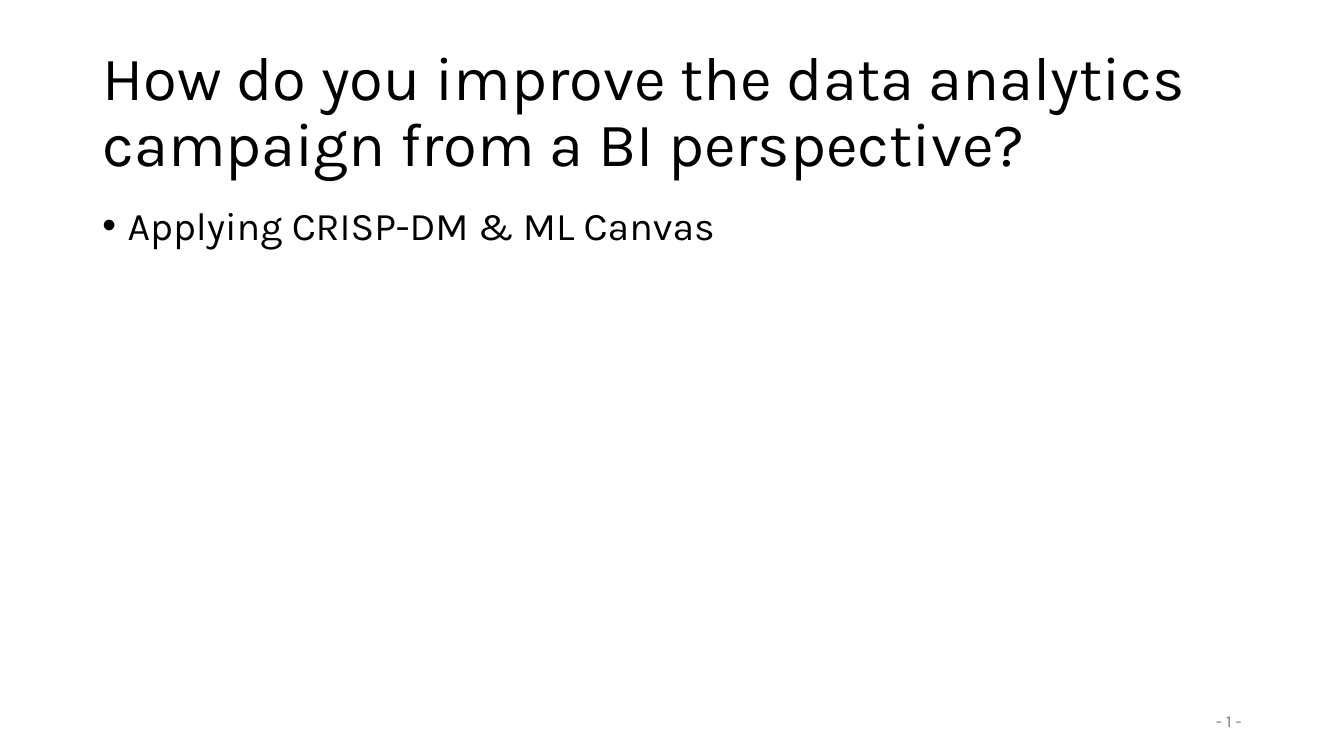
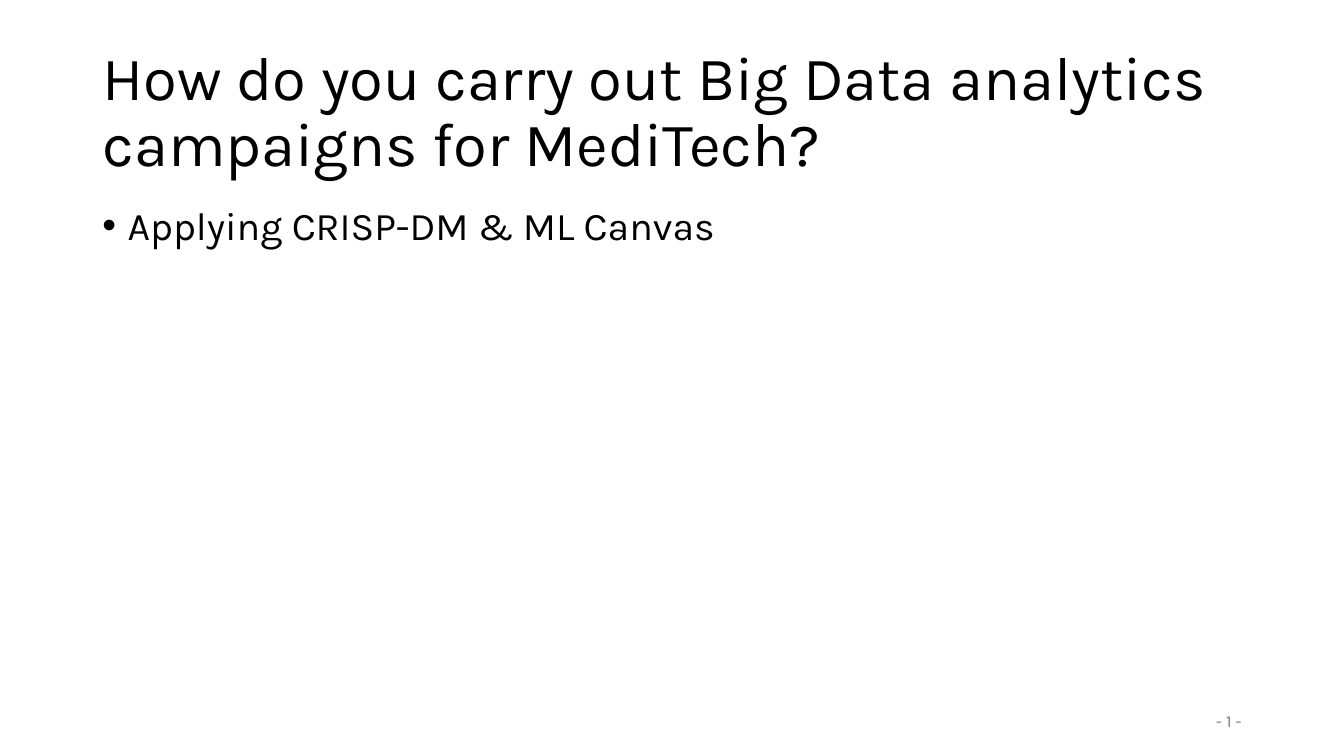
Before and after one commit to maelstromdat/MediTechBigData, a slide deck: slide 1 of 3. Esercitazione- Planning & Executing an Analytics Campaign.pptx. Drawn at 1344x756 pixels with LibreOffice and Linux fonts; fonts in the diff are those of the drawing. Boxes give left, top, right and bottom in pixels: in the first picture for what was removed or moved away, otherwise in the second. Text is boxed around its words. In the diff, an @@ line names an element or a change of style, - is before the commit and + after.

```diff
--- a/3. Esercitazione- Planning & Executing an Analytics Campaign.pptx
+++ b/3. Esercitazione- Planning & Executing an Analytics Campaign.pptx
@@ title at (102, 57, 1205, 181): text changed @@
-How do you improve the data analytics campaign from a BI perspective?
+How do you carry out Big Data analytics campaigns for MediTech?
```
Also in this commit, not shown: 1 other slide changed, 4 slides added.
